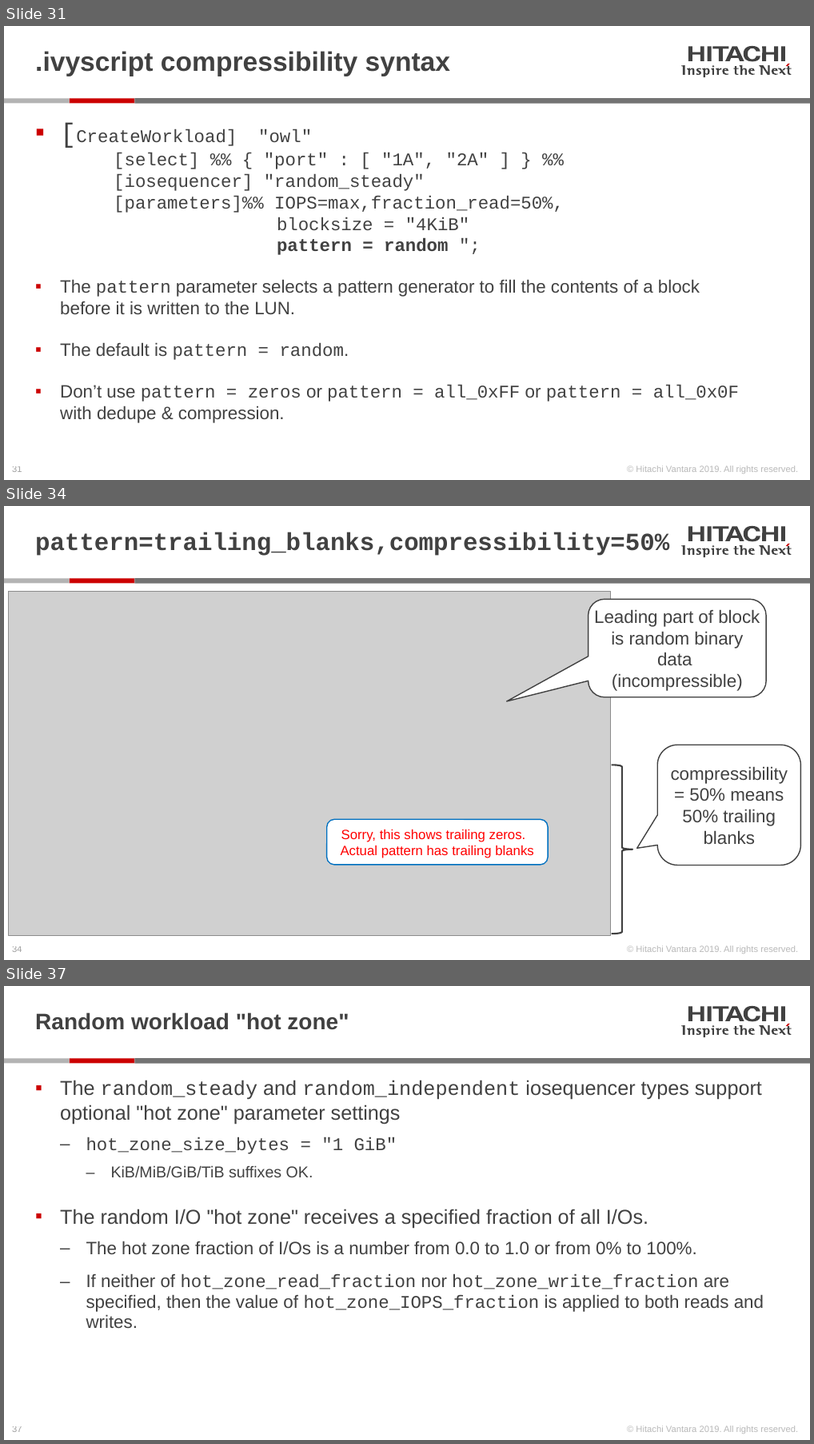
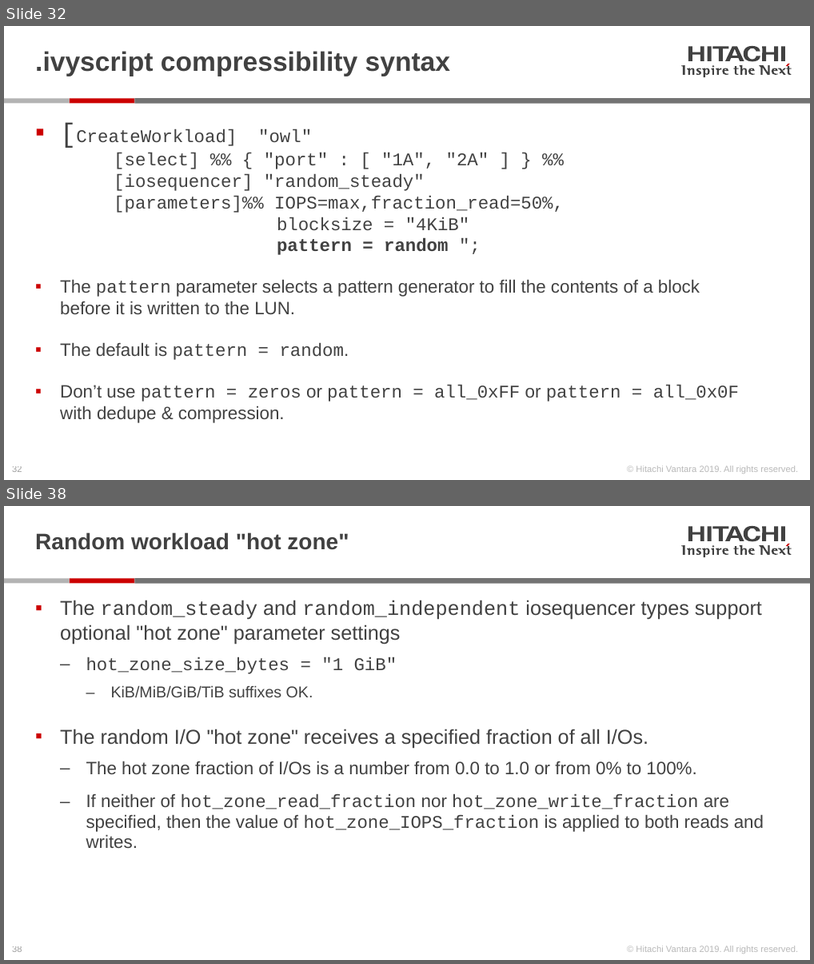
Before and after one commit to Hitachi-Data-Systems/ivy, a slide deck: doc/Programming the ivy engine.pptx. Shown one above the other, each under a label of ours: slides 31, 34 and 37 before the commit, slides 32 and 38 after it; the slides between them are not shown. The pictures are 814x1444 and 814x964 pixels, drawn with LibreOffice and Linux fonts; fonts in the diff are those of the drawing; grey boxes stand for pictures. Boxes give left, top, right and bottom in pixels: in the first picture for what was removed or moved away, otherwise in the second. Text is boxed around its words. In the diff, an @@ line names an element or a change of style, - is before the commit and + after.

```diff
--- a/doc/Programming the ivy engine.pptx
+++ b/doc/Programming the ivy engine.pptx
@@ slide 34 removed at [4,506,810,960], background #FFFFFF; not listed: 28 template elements that a slide beside it also shows @@
@@ title removed at [35,532,670,556] @@
-pattern=trailing_blanks,compressibility=50%
@@ picture removed at [9,592,611,935] @@
@@ rounded speech box removed at [589,599,767,696] @@
-Leading part of block is random binary data
-(incompressible)
@@ rounded speech box removed at [658,744,802,865] @@
-compressibility = 50% means 50% trailing blanks
@@ right brace removed at [612,765,633,933] @@
@@ rounded rectangle removed at [327,819,548,864] @@
-Sorry, this shows trailing zeros.
-Actual pattern has trailing blanks
@@ what was slide 31 is now slide 32 @@
@@ page number at [12,466,22,472]: text changed @@
-31
+32
@@ what was slide 37 is now slide 38 @@
@@ page number at [12,946,22,952]: text changed @@
-37
+38
```
Also in this commit, not shown: 54 slides changed, 2 slides added, 12 other files.
